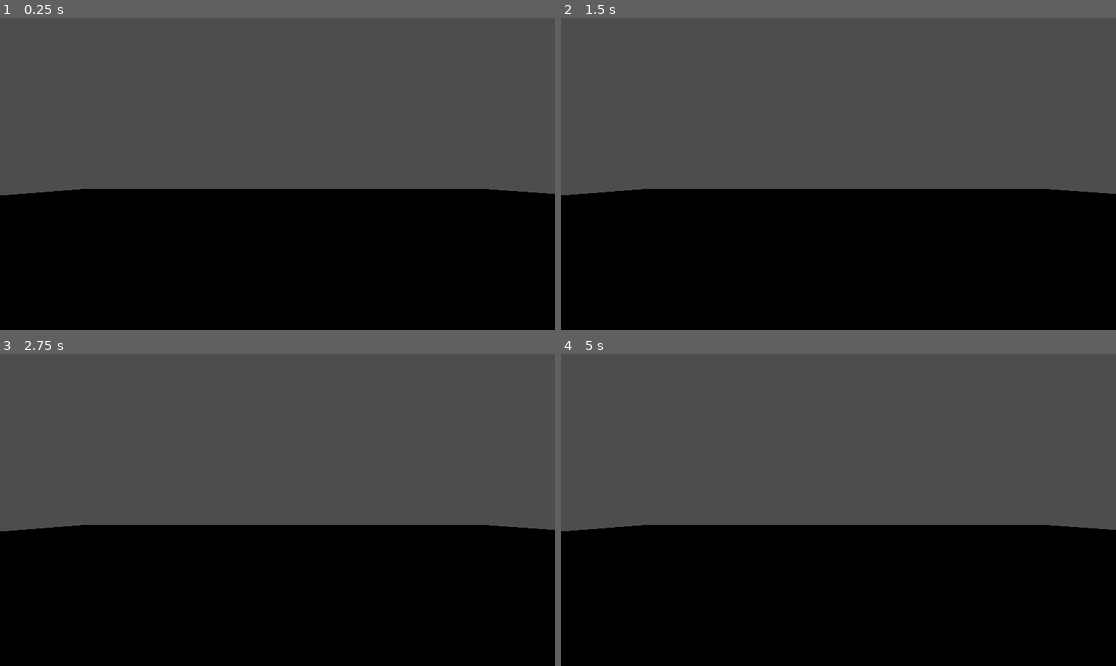
Above: before the commit, frames 1-4 (two rows, left to right).
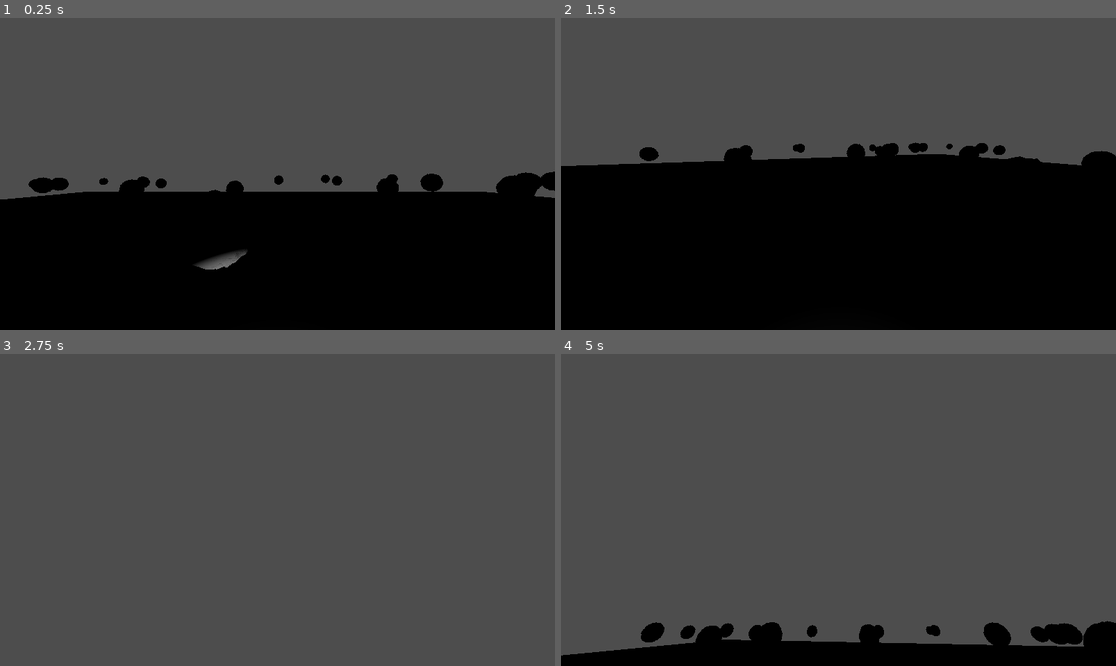
Above: after the commit, the same moments.

Repository: akshvy/zone-13
Game: Godot game, scene res://main.tscn
Two runs of this game, one before a commit and one after it. Both use one fixed random seed, a clock stepped at 60 frames per second and the inputs below.
Inputs (mouse positions are in pixels of both pictures, inside the frame that each line leads up to):
- Up to frame 1 (0.25 s): no input
- Up to frame 2 (1.5 s): tap Enter at 0.5 s; move the mouse to (960, 158) at 0.52 s; hold D (move_right, bound only after the commit) 0.53-1.28 s; move the mouse to (727, 189) at 1.27 s; hold S (move_back, bound only after the commit) from 1.28 s (still down)
- Up to frame 3 (2.75 s): move the mouse to (333, 441) at 2.02 s; release S (move_back, bound only after the commit) at 2.03 s; hold D (move_right, bound only after the commit) from 2.03 s (still down)
- Up to frame 4 (5 s): tap Space at 2.75 s; move the mouse to (810, 572) at 2.77 s; release D (move_right, bound only after the commit) at 2.78 s; hold W (move_forward, bound only after the commit) 2.78-3.53 s; move the mouse to (1005, 556) at 3.52 s; hold A (move_left, bound only after the commit) from 3.53 s (still down); move the mouse to (672, 463) at 4.27 s

The runs differ from the first frame. In frame 1, 2.5% of the frame differs, in the area x 0-100%, y 49-81%; in frame 2, 11%; in frame 3, 45%, in the area x 0-100%, y 54-100%; in frame 4, 36%.

Commit message:
Added player movement and camera look

Diff:
--- /dev/null
+++ b/Assets/Models/rock_01.tscn
@@ -0,0 +1,5 @@
+[gd_scene load_steps=2 format=3 uid="uid://mqd4xdoaqbt3"]
+
+[ext_resource type="PackedScene" uid="uid://do1k64rxfgohi" path="res://Assets/Models/rock01.glb" id="1_s5ena"]
+
+[node name="rock01" instance=ExtResource("1_s5ena")]
--- a/main.tscn
+++ b/main.tscn
@@ -1,4 +1,8 @@
-[gd_scene load_steps=5 format=3 uid="uid://dgdn1rhmks8wd"]
+[gd_scene load_steps=9 format=3 uid="uid://dgdn1rhmks8wd"]
+
+[ext_resource type="Script" uid="uid://c4j5vkhpoms4q" path="res://player.gd" id="1_h2yge"]
+[ext_resource type="Script" uid="uid://csl4niajges0" path="res://rock_scatter.gd" id="1_ig7tw"]
+[ext_resource type="PackedScene" uid="uid://mqd4xdoaqbt3" path="res://Assets/Models/rock_01.tscn" id="2_0xm2m"]
 
 [sub_resource type="Environment" id="Environment_0xm2m"]
 background_mode = 3
@@ -11,6 +15,8 @@
 fog_depth_end = 150.0
 volumetric_fog_enabled = true
 volumetric_fog_density = 0.1
+
+[sub_resource type="CapsuleShape3D" id="CapsuleShape3D_7dm0k"]
 
 [sub_resource type="StandardMaterial3D" id="StandardMaterial3D_7dm0k"]
 albedo_color = Color(0, 0, 0, 1)
@@ -32,13 +38,20 @@
 
 [node name="player" type="CharacterBody3D" parent="."]
 transform = Transform3D(1, 0, 0, 0, 1, 0, 0, 0, 1, 0, 1.44872, 0.011898)
+script = ExtResource("1_h2yge")
 
-[node name="Camera3D" type="Camera3D" parent="player"]
+[node name="CollisionShape3D" type="CollisionShape3D" parent="player"]
+shape = SubResource("CapsuleShape3D_7dm0k")
+
+[node name="Head" type="SpringArm3D" parent="player"]
+
+[node name="Camera3D" type="Camera3D" parent="player/Head"]
 transform = Transform3D(1, 0, 0, 0, 1, 0, 0, 0, 1, 0, 0.772648, 1.50506)
 
-[node name="SpotLight3D" type="SpotLight3D" parent="player/Camera3D"]
-transform = Transform3D(1, 0, 0, 0, 1, 0, 0, 0, 1, 0.0262375, 7.62939e-06, -0.203448)
-light_color = Color(0.634919, 0.52611, 0.291008, 1)
+[node name="SpotLight3D" type="SpotLight3D" parent="player/Head/Camera3D"]
+transform = Transform3D(1, 0, 0, 0, 0.421922, 0.906632, 0, -0.906632, 0.421922, 0.0262375, 7.62939e-06, -0.203448)
+light_energy = 4.945
+light_size = 0.082
 shadow_enabled = true
 distance_fade_enabled = true
 spot_range = 20.858
@@ -56,3 +69,11 @@
 
 [node name="AudioStreamPlayer3D" type="AudioStreamPlayer3D" parent="."]
 transform = Transform3D(1, 0, 0, 0, 1, 0, 0, 0, 1, 0, 0, 0.011898)
+
+[node name="rock01" parent="." instance=ExtResource("2_0xm2m")]
+transform = Transform3D(-0.999937, 0.0111872, 0, -0.0111872, -0.999937, 0, 0, 0, 1, -1.61657, 1.50398, -4.45735)
+
+[node name="RockScatter" type="Node3D" parent="rock01"]
+transform = Transform3D(1, 0, 0, 0, 1, 0, 0, 0, 1, 0, 0, -0.011898)
+script = ExtResource("1_ig7tw")
+rock_scene = ExtResource("2_0xm2m")
--- /dev/null
+++ b/player.gd
@@ -0,0 +1,51 @@
+extends CharacterBody3D
+
+@export var speed: float = 5.0
+@export var gravity: float = -24.8
+@export var mouse_sensitivity: float = 0.3
+
+var yaw: float = 0.0    # Left/Right rotation
+var pitch: float = 0.0  # Up/Down rotation
+
+@onready var head: Node3D = $Head
+
+func _ready() -> void:
+	# Lock the mouse to the center and hide it
+	Input.set_mouse_mode(Input.MOUSE_MODE_CAPTURED)
+
+func _unhandled_input(event: InputEvent) -> void:
+	if event is InputEventMouseMotion:
+		yaw -= event.relative.x * mouse_sensitivity
+		pitch -= event.relative.y * mouse_sensitivity
+		pitch = clamp(pitch, -90, 90)
+
+		rotation_degrees.y = yaw               # rotate body (left/right)
+		head.rotation_degrees.x = pitch       # rotate head (up/down)
+
+func _physics_process(delta: float) -> void:
+	var input_dir = Vector3.ZERO
+
+	if Input.is_action_pressed("move_forward"):
+		input_dir.z -= 1
+	if Input.is_action_pressed("move_back"):
+		input_dir.z += 1
+	if Input.is_action_pressed("move_left"):
+		input_dir.x -= 1
+	if Input.is_action_pressed("move_right"):
+		input_dir.x += 1
+
+	input_dir = input_dir.normalized()
+
+	# Rotate input direction based on where player is looking
+	var direction = (transform.basis * input_dir).normalized()
+
+	velocity.x = direction.x * speed
+	velocity.z = direction.z * speed
+
+	# Apply gravity
+	if not is_on_floor():
+		velocity.y += gravity * delta
+	else:
+		velocity.y = 0.0
+
+	move_and_slide()
--- a/project.godot
+++ b/project.godot
@@ -14,3 +14,26 @@
 run/main_scene="uid://dgdn1rhmks8wd"
 config/features=PackedStringArray("4.4", "GL Compatibility")
 config/icon="res://icon.svg"
+
+[input]
+
+move_forward={
+"deadzone": 0.2,
+"events": [Object(InputEventKey,"resource_local_to_scene":false,"resource_name":"","device":-1,"window_id":0,"alt_pressed":false,"shift_pressed":false,"ctrl_pressed":false,"meta_pressed":false,"pressed":false,"keycode":0,"physical_keycode":87,"key_label":0,"unicode":119,"location":0,"echo":false,"script":null)
+]
+}
+move_back={
+"deadzone": 0.2,
+"events": [Object(InputEventKey,"resource_local_to_scene":false,"resource_name":"","device":-1,"window_id":0,"alt_pressed":false,"shift_pressed":false,"ctrl_pressed":false,"meta_pressed":false,"pressed":false,"keycode":0,"physical_keycode":83,"key_label":0,"unicode":115,"location":0,"echo":false,"script":null)
+]
+}
+move_left={
+"deadzone": 0.2,
+"events": [Object(InputEventKey,"resource_local_to_scene":false,"resource_name":"","device":-1,"window_id":0,"alt_pressed":false,"shift_pressed":false,"ctrl_pressed":false,"meta_pressed":false,"pressed":false,"keycode":0,"physical_keycode":65,"key_label":0,"unicode":97,"location":0,"echo":false,"script":null)
+]
+}
+move_right={
+"deadzone": 0.2,
+"events": [Object(InputEventKey,"resource_local_to_scene":false,"resource_name":"","device":-1,"window_id":0,"alt_pressed":false,"shift_pressed":false,"ctrl_pressed":false,"meta_pressed":false,"pressed":false,"keycode":0,"physical_keycode":68,"key_label":0,"unicode":100,"location":0,"echo":false,"script":null)
+]
+}
--- /dev/null
+++ b/rock_scatter.gd
@@ -0,0 +1,19 @@
+extends Node3D
+
+@export var rock_scene: PackedScene
+@export var area_size: float = 100.0
+@export var rock_count: int = 50
+
+func _ready():
+	for i in rock_count:
+		var rock_instance = rock_scene.instantiate()
+
+		var x = randf_range(-area_size / 2, area_size / 2)
+		var z = randf_range(-area_size / 2, area_size / 2)
+		var y = 0  # Adjust if your terrain has height variation
+
+		rock_instance.position = Vector3(x, y, z)
+		rock_instance.rotate_y(randf_range(0, TAU))
+		rock_instance.scale = Vector3.ONE * randf_range(0.8, 1.3)
+
+		add_child(rock_instance)
Binary file added: Assets/Models/rock01.glb
Not shown, added: player.gd.uid
Not shown, added: rock_scatter.gd.uid
